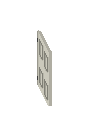
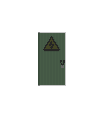
Before/after of a 105x120 layered artwork. What changed in the layer stack:
added layer "door_still_P" above "door_still_O" over [38, 32, 66, 86]
hid "door_still_O" over [37, 30, 52, 106]
